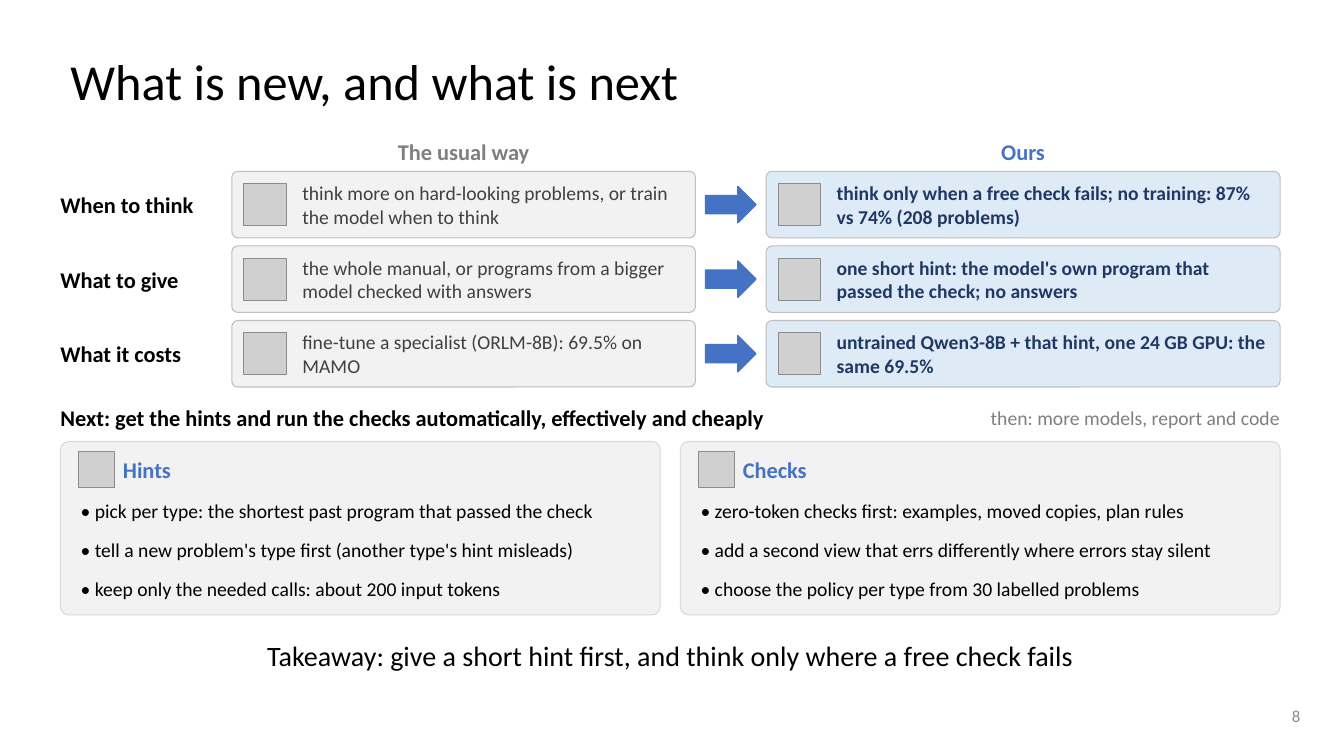
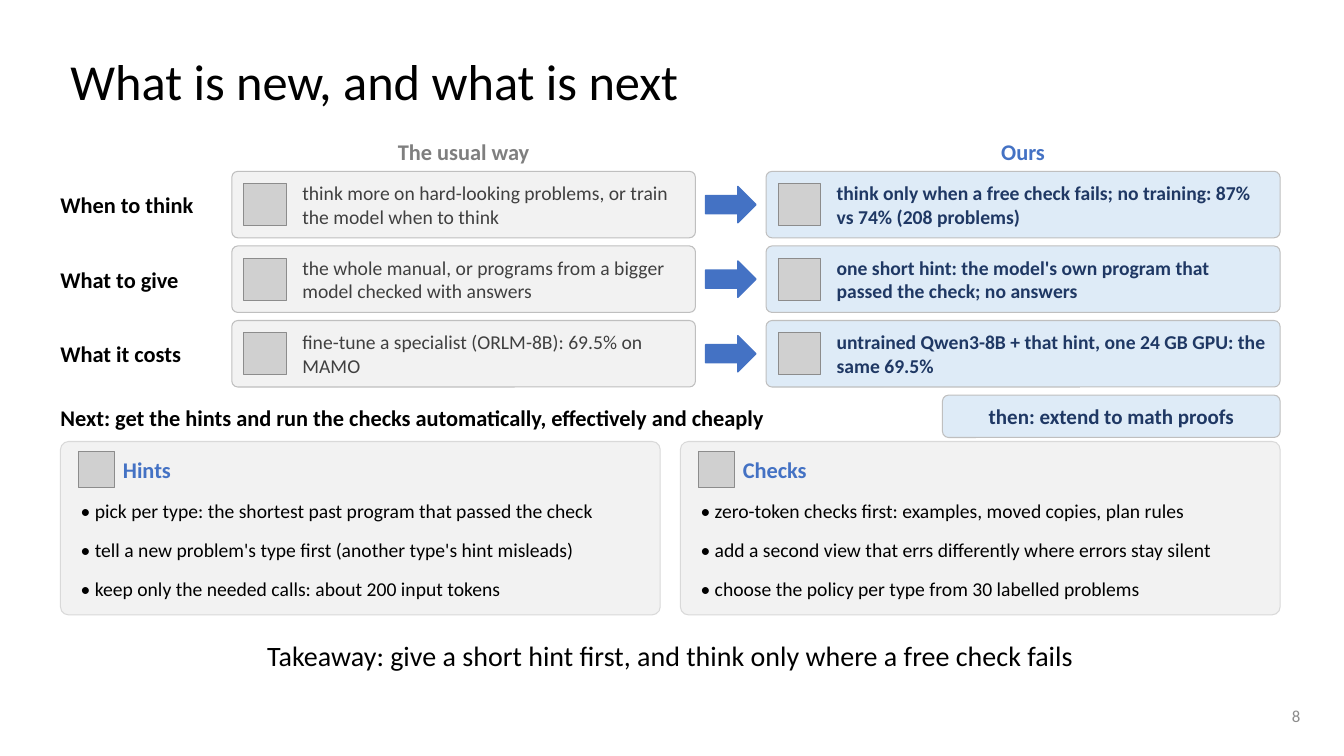
Before and after one commit to dlwns147/CSED490E_Project_Team5, a slide deck: slide 8 of Proposal_Team5.pptx. Drawn at 1344x756 pixels with LibreOffice and Linux fonts; fonts in the diff are those of the drawing; grey boxes stand for pictures. Boxes give left, top, right and bottom in pixels: in the first picture for what was removed or moved away, otherwise in the second. Text is boxed around its words. In the diff, an @@ line names an element or a change of style, - is before the commit and + after.

```diff
--- a/Proposal_Team5.pptx
+++ b/Proposal_Team5.pptx
@@ rounded rectangle added at (x1=943, y1=395, x2=1280, y2=438), fill #DEEBF7, outline #BFBFBF 0.75 pt @@
@@ text added at (x1=989, y1=409, x2=1234, y2=428), 15 pt, text #1F3864, bold @@
+then: extend to math proofs
@@ text removed at (x1=991, y1=411, x2=1280, y2=428) @@
-then: more models, report and code
```
Also in this commit, not shown: 3 other files.
